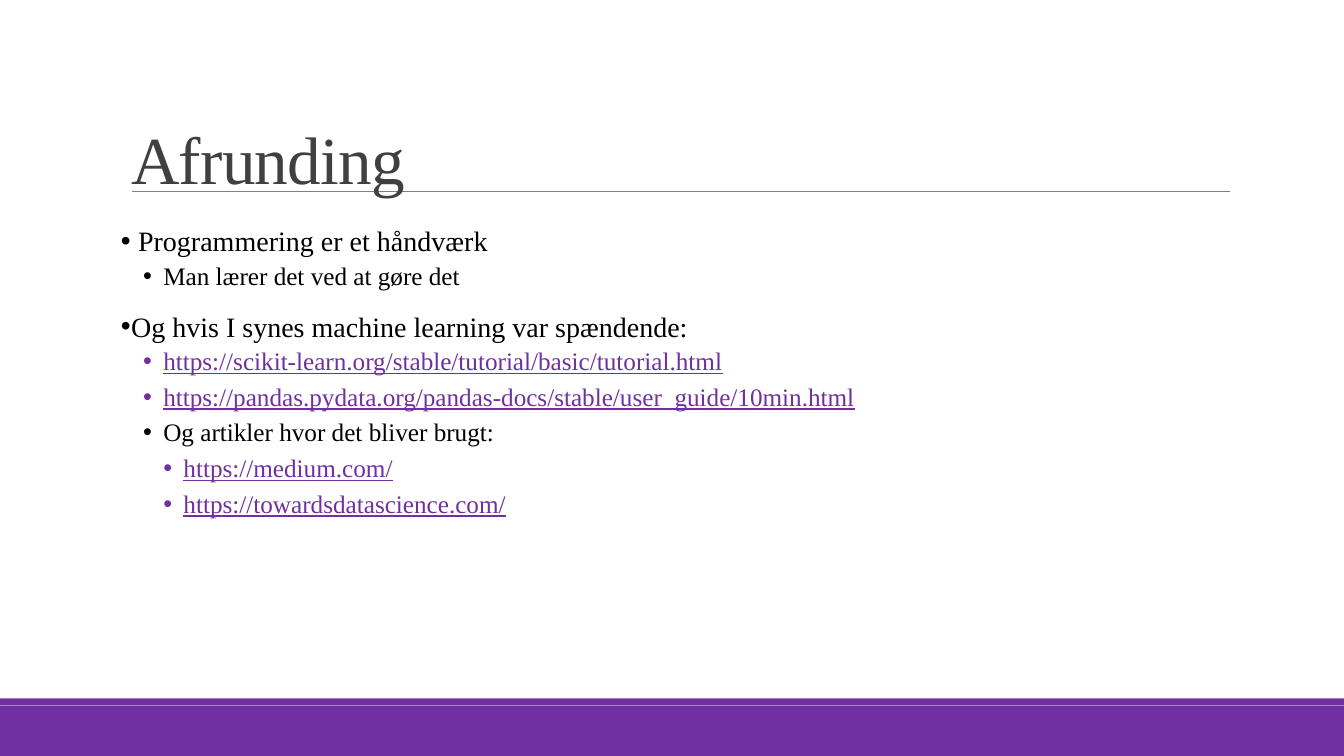
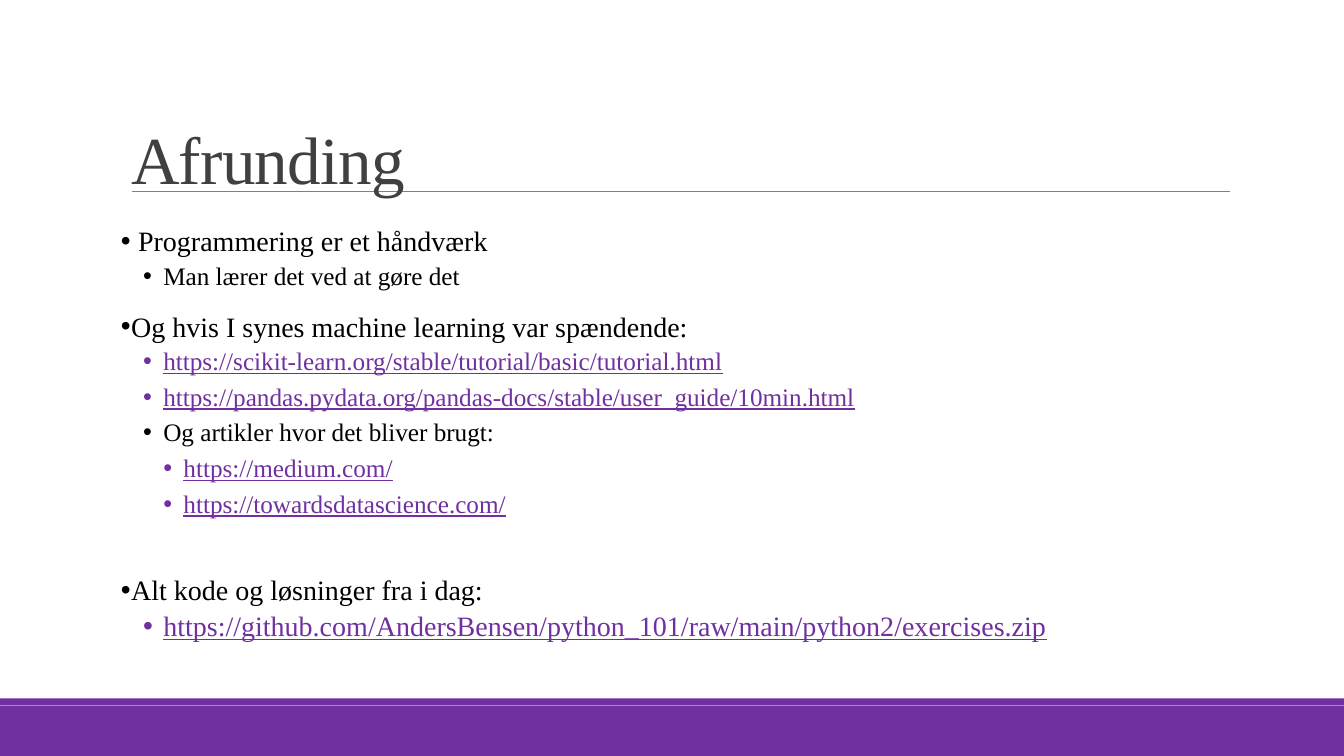
Before and after one commit to AndersBensen/python_101, a slide deck: slide 99 of python2/python2_ida_f22.pptx. Drawn at 1344x756 pixels with LibreOffice and Linux fonts; fonts in the diff are those of the drawing. Boxes give left, top, right and bottom in pixels: in the first picture for what was removed or moved away, otherwise in the second. Text is boxed around its words. In the diff, an @@ line names an element or a change of style, - is before the commit and + after.

```diff
--- a/python2/python2_ida_f22.pptx
+++ b/python2/python2_ida_f22.pptx
@@ text at (131,580,1046,642): paragraphs added @@
+• Alt kode og løsninger fra i dag:
+  • https://github.com/AndersBensen/python_101/raw/main/python2/exercises.zip
```
Also in this commit, not shown: 1 other slide changed, 1 other file.
